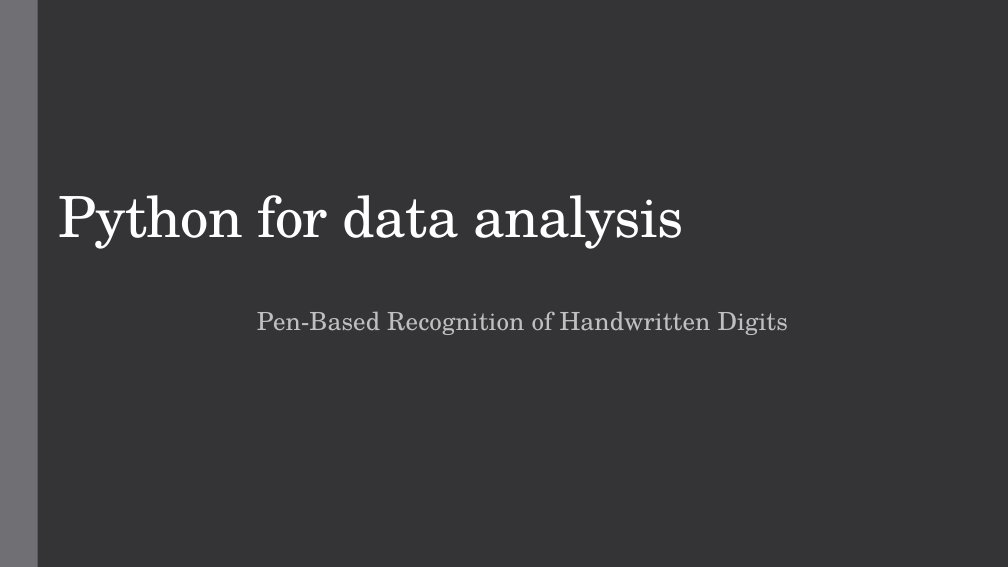
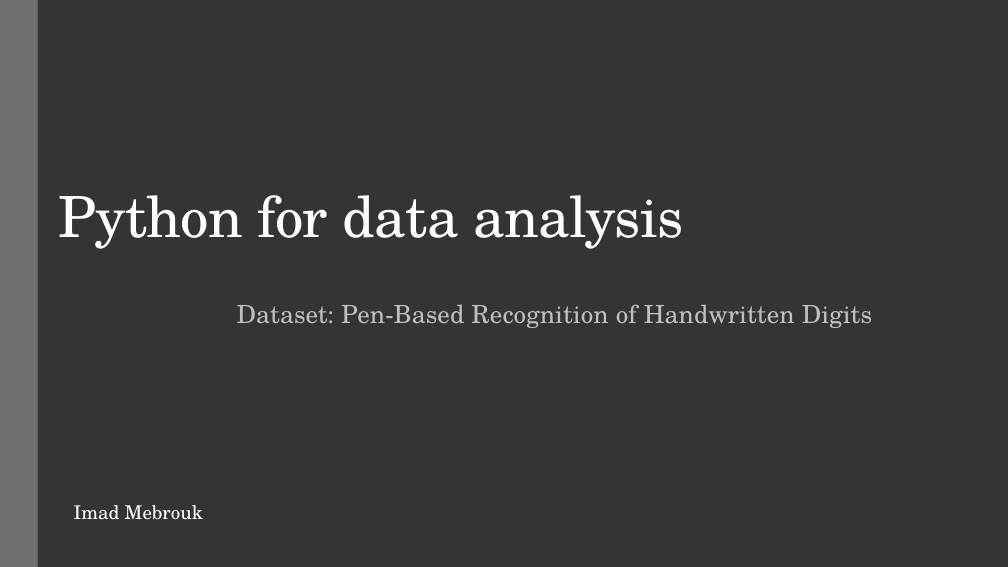
Before and after one commit to ImadMebrouk/Pendigits, a slide deck: slide 1 of PythonDataAnalysis.pptx. Drawn at 1008x567 pixels with LibreOffice and Linux fonts; fonts in the diff are those of the drawing. Boxes give left, top, right and bottom in pixels: in the first picture for what was removed or moved away, otherwise in the second. Text is boxed around its words. In the diff, an @@ line names an element or a change of style, - is before the commit and + after.

```diff
--- a/PythonDataAnalysis.pptx
+++ b/PythonDataAnalysis.pptx
@@ subtitle at box(237, 304, 872, 328): text changed @@
-Pen-Based Recognition of Handwritten Digits
+Dataset: Pen-Based Recognition of Handwritten Digits
@@ text added at box(74, 505, 203, 520), 18 pt, text #FFFFFF @@
+Imad Mebrouk
```
Also in this commit, not shown: 1 other slide changed, 1 slide added.
